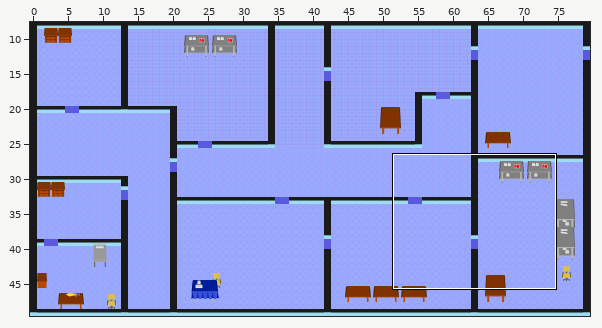
Tiled map: assets/tilemaps/level1.tmx. The first picture is a wide view before the edit; the outline marks the close-up.
Close-up. First the earlier version:
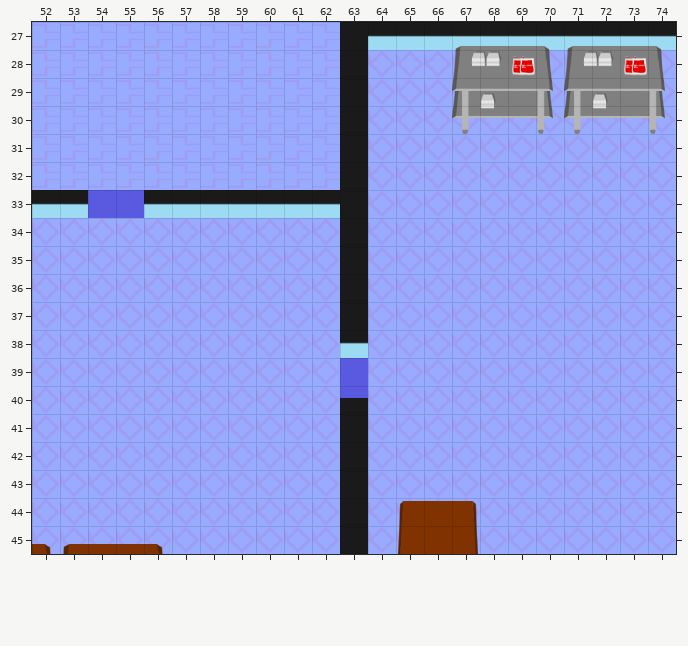
Cells are 32x32 px. Shown: x 52..74, y 27..45. The commit also changed other parts of the map, which this record leaves out.
And afterwards:
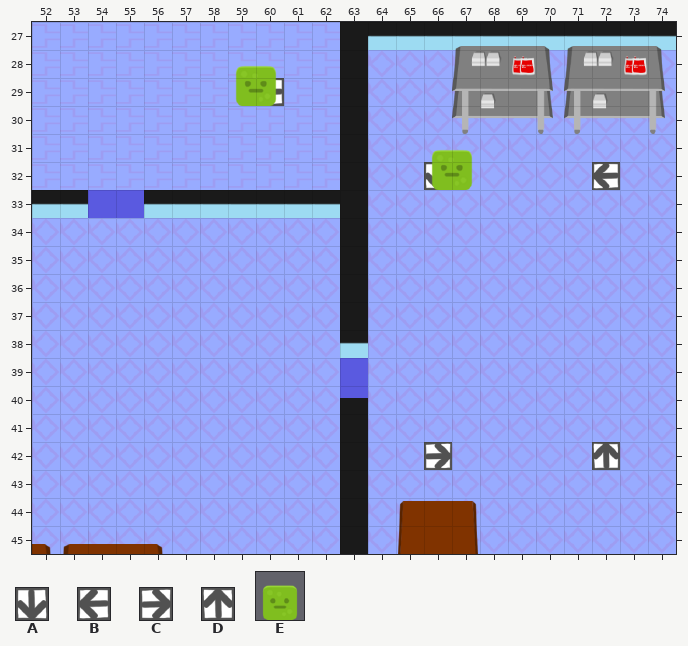
Key: from "sprites": A 3 "arrow-down", B 4 "arrow-left", C 5 "arrow-right", D 6 "arrow-up", E 11 "enemy".
_ is an empty cell.
Tiles of an added or newly shown layer are drawn over the layers below it.
Commit: Fixed stuck enemies
What changed:
Changed rows in their new state; . is an unchanged cell.
Layer "arrow_up" (added):
first column x 72:
42 D
Layer "arrow_down" (added):
first column x 66:
32 A
Layer "arrow_right" (added):
first column x 66:
42 C
Layer "arrow_left" (added):
first column x 60:
29 B............
32 ............B
Layer "enemies" (added):
first column x 59:
29 E.......
32 .......E
